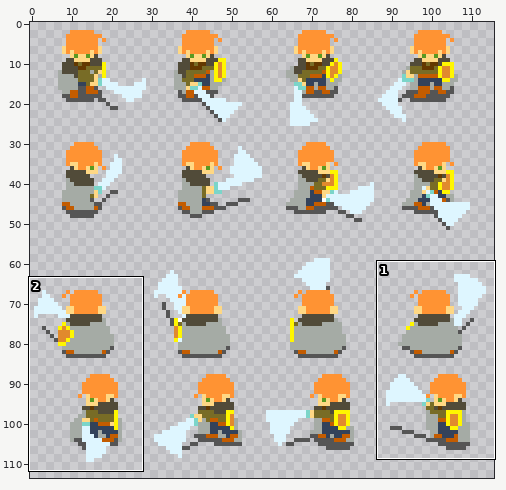
Two states of a sprite sheet, assets/sprites/MainChar/sword_attack_29x29_alt2.png. The picture above shows the old version from afar; the outline marks the close-up.
Close-up. Before the commit:
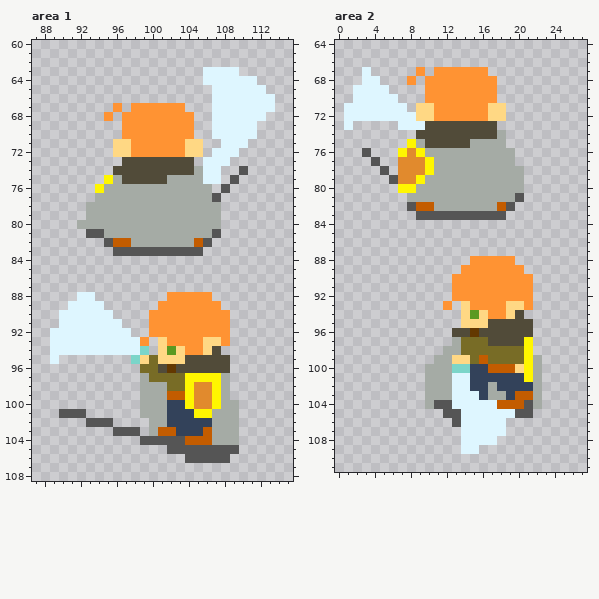
The file is 116x116 pixels. Shown: area 1: x 87..115, y 60..108; area 2: x 0..27, y 64..111. The wide view leaves out empty margins. The commit also changed other parts of the picture, which this record leaves out.
The result:
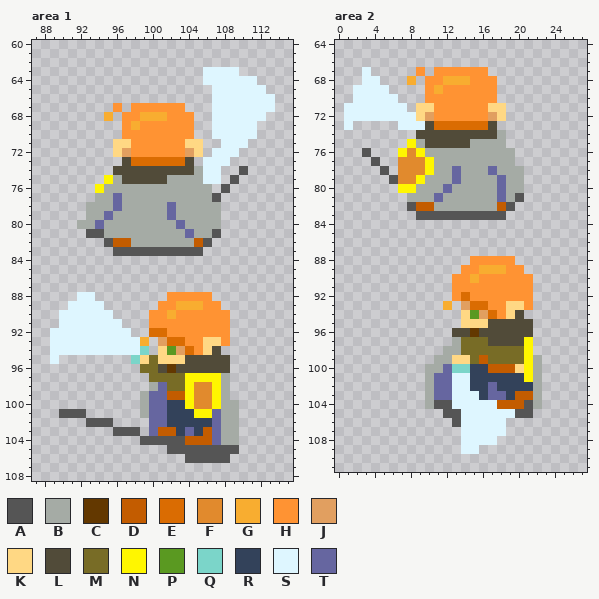
Palette (. is transparent): A #555555  B #a5aba5  C #633800  D #c35c00  E #da6c02  F #e18a2d  G #f8ad30  H #ff9333  J #e19f60  K #ffd884  L #514b39  M #786c26  N #fff600  P #5a9921  Q #7bd5c9  R #33425a  S #def6ff  T #6666a0
From old to new:
Area 1:
y 68: x 95 H -> G; x 99..101 HHH -> GGG
y 69: x 98 H -> G
y 72: x 97 K -> J; x 104 K -> J
y 73: x 98..103 LLLLLL -> EEEEEE
y 77: x 96 B -> T
y 78: x 96 B -> T; x 102 B -> T
y 79: x 95 B -> T; x 102 B -> T
y 80: x 94 B -> T; x 103 B -> T
y 81: x 104 B -> T
y 89: x 103..105 HHH -> GGG
y 90: x 102 H -> G
y 92: x 100..101 HH -> EE
y 93: x 99 H -> G; x 101..103 KHH -> JEE
y 94: x 103..104 KH -> JE
y 97: x 99 B -> .
y 98: x 99 B -> .; x 101 B -> T
y 99..100: x 100..101 BB -> TT
y 101..102: x 100..101 BB -> TT; x 107 B -> T
y 103: x 100 B -> T; x 104 R -> T; x 107 B -> T
y 104: x 107 B -> T
Area 2:
y 68: x 8 H -> G; x 12..14 HHH -> GGG
y 69: x 11 H -> G
y 72: x 10 K -> J; x 17 K -> J
y 73: x 11..16 LLLLLL -> EEEEEE
y 78: x 13 B -> T; x 17 B -> T
y 79: x 13 B -> T; x 18 B -> T
y 80: x 12 B -> T; x 18 B -> T
y 81: x 11 B -> T; x 18 B -> T
y 89: x 16..18 HHH -> GGG
y 90: x 15 H -> G
y 92: x 14 H -> E
y 93: x 12 H -> G; x 14..16 KHH -> JEE
y 94: x 16..17 KH -> JE
y 100: x 12 B -> T
y 101: x 11..12 BB -> TT
y 102: x 11..12 BB -> TT; x 17 B -> T
y 103: x 11..12 BB -> TT; x 17..18 BB -> TT
Where, in picture pixels (left, top, right, bottom), the same in both close-ups:
changed: (95, 112, 194, 238)
changed: (140, 301, 221, 445)
changed: (407, 76, 506, 202)
changed: (443, 265, 506, 319)
changed: (434, 364, 506, 400)
